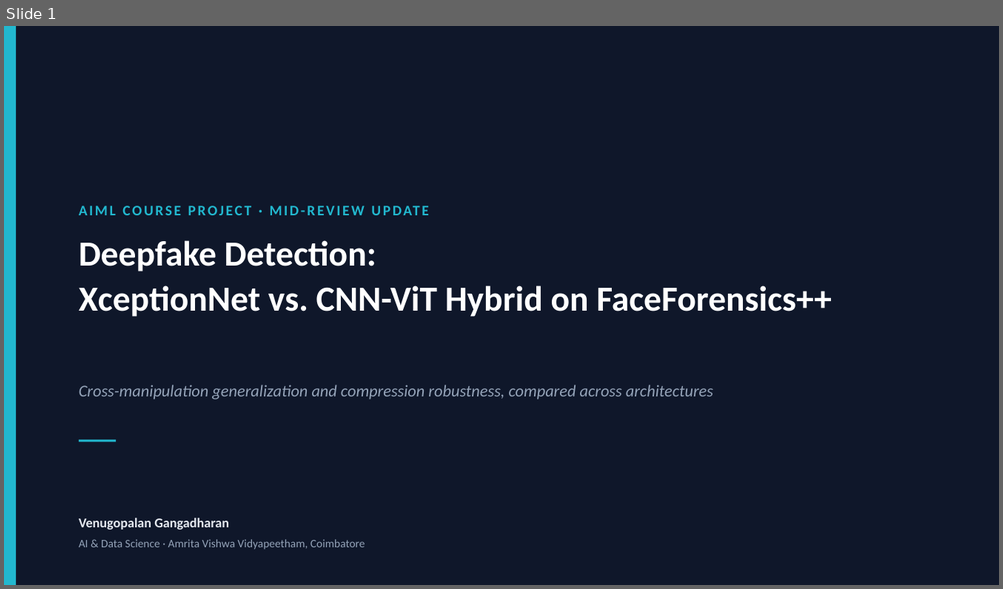
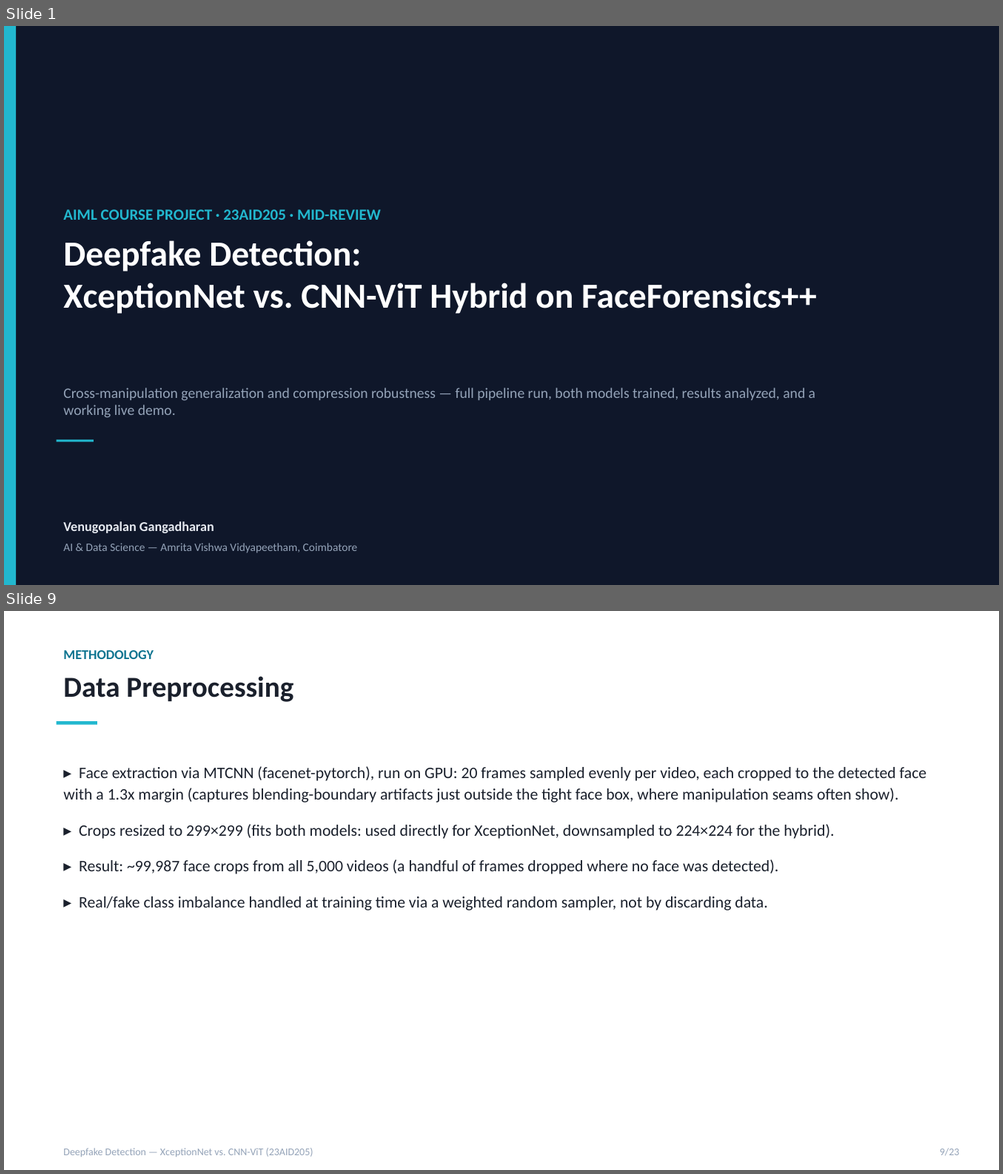
Before and after one commit to DUNE-ODYSSEY/deepfake-detection, a slide deck: docs/mid_review_update.pptx. Shown one above the other, each under a label of ours: slide 1 before the commit, slides 1 and 9 after it; the slides between them are not shown. The pictures are 1003x589 and 1003x1174 pixels, drawn with LibreOffice and Linux fonts; fonts in the diff are those of the drawing. Boxes give left, top, right and bottom in pixels: in the first picture for what was removed or moved away, otherwise in the second. Text is boxed around its words. In the diff, an @@ line names an element or a change of style, - is before the commit and + after.

```diff
--- a/docs/mid_review_update.pptx
+++ b/docs/mid_review_update.pptx
@@ slide 9 added at (x1=4, y1=611, x2=999, y2=1170), background #FFFFFF @@
@@ text added at (x1=63, y1=650, x2=153, y2=659), 13 pt, text #0E7490, bold @@
+METHODOLOGY
@@ text added at (x1=63, y1=676, x2=293, y2=702), 28 pt, text #1A202C, bold @@
+Data Preprocessing
@@ rectangle added at (x1=57, y1=721, x2=97, y2=724), fill #22B8CF @@
@@ text added at (x1=63, y1=766, x2=927, y2=911), 15.5 pt, text #1A202C @@
+▸ Face extraction via MTCNN (facenet-pytorch), run on GPU: 20 frames sampled evenly per video, each cropped to the detected face with a 1.3x margin (captures blending-boundary artifacts just outside the tight face box, where manipulation seams often show).
+▸ Crops resized to 299×299 (fits both models: used directly for XceptionNet, downsampled to 224×224 for the hybrid).
+▸ Result: ~99,987 face crops from all 5,000 videos (a handful of frames dropped where no face was detected).
+▸ Real/fake class imbalance handled at training time via a weighted random sampler, not by discarding data.
@@ text added at (x1=63, y1=1148, x2=313, y2=1157), 10 pt, text #94A3B8 @@
+Deepfake Detection — XceptionNet vs. CNN-ViT (23AID205)
@@ text added at (x1=939, y1=1148, x2=959, y2=1156), 10 pt, text #94A3B8 @@
+9/23
@@ slide 1 changed as well @@
@@ text at (x1=63, y1=210, x2=381, y2=220): text changed; size 14 to 15 pt @@
-AIML COURSE PROJECT · MID-REVIEW UPDATE
+AIML COURSE PROJECT · 23AID205 · MID-REVIEW
@@ text "Deepfake Detection:" at (x1=63, y1=241, x2=817, y2=314): line spacing 1.08 to 1 @@
@@ text at (x1=63, y1=388, x2=815, y2=418): text changed; size 16 to 14 pt; italic off @@
-Cross-manipulation generalization and compression robustness, compared across architectures
+Cross-manipulation generalization and compression robustness — full pipeline run, both models trained, results analyzed, and a working live demo.
@@ 2 texts, 1 rectangle moved together from (x1=79, y1=241, x2=831, y2=530) to (x1=57, y1=241, x2=817, y2=534) @@
@@ text at (x1=63, y1=543, x2=358, y2=554): text changed @@
-AI & Data Science · Amrita Vishwa Vidyapeetham, Coimbatore
+AI & Data Science — Amrita Vishwa Vidyapeetham, Coimbatore
```
Also in this commit, not shown: 1 other slide changed, 20 other slides added, 7 slides removed, 1 other file.
